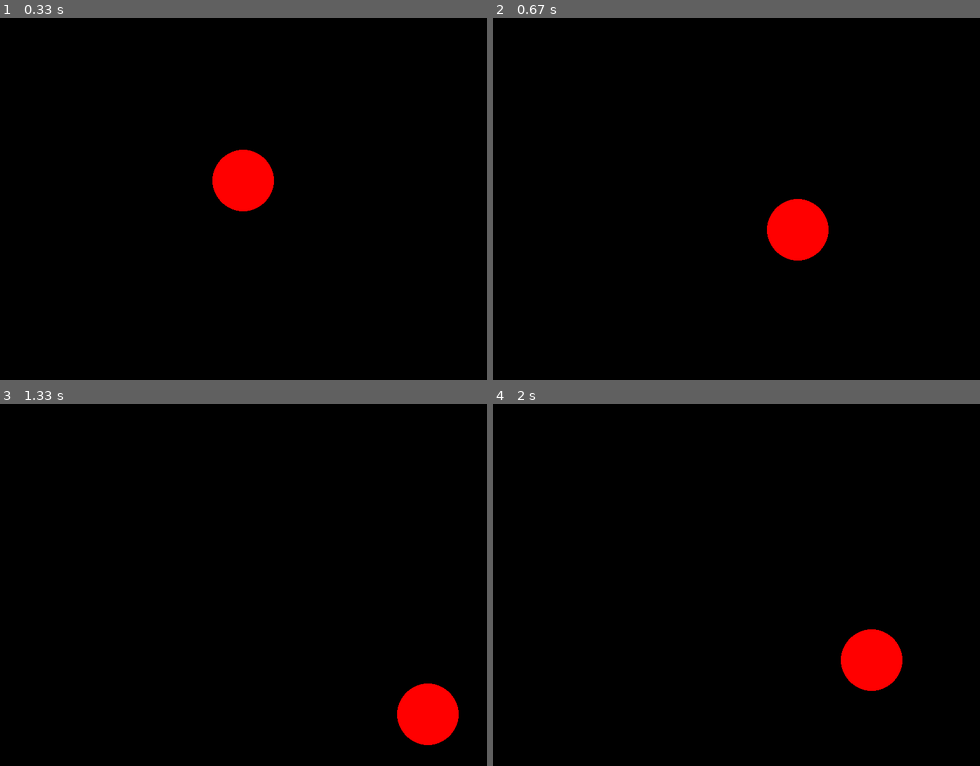
Above: before the commit, frames 1-4 (two rows, left to right).
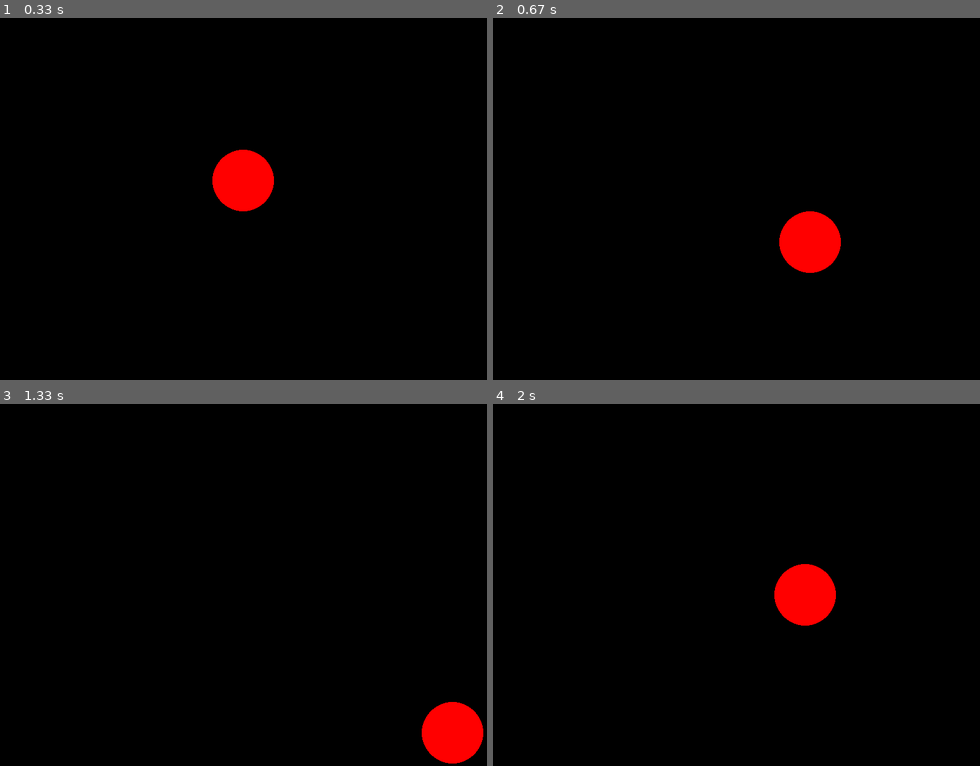
Above: after the commit, the same moments.

Repository: seppevangompel2/pygame
Game: pygame game, started from rondgaande bal.py
Two runs of this game, one before a commit and one after it. Both use one fixed random seed, a clock stepped at 60 frames per second and the inputs below.
Inputs:
- Up to frame 1 (0.33 s): no input
- Up to frame 2 (0.67 s): hold Up from 0.33 s (still down)
- Up to frame 3 (1.33 s): release Up at 0.8 s; hold Down 0.83-1.13 s; hold Up from 1.17 s (still down)
- Up to frame 4 (2 s): release Up at 1.53 s; hold Down 1.57-1.93 s; hold Up from 1.97 s (still down)

Frame 1 is identical in both runs. In frame 2, 1.2% of the frame differs, in the area x 56-72%, y 50-71%; in frame 3, 2.0%; in frame 4, 3.4%, in the area x 57-85%, y 44-80%.

Commit message:
snelheid aanpassen

Diff:
--- a/rondgaande bal.py
+++ b/rondgaande bal.py
@@ -17,13 +17,23 @@
 while run:
     clock.tick(60)
 
-    for e in pygame.event.get():
-        if e.type == QUIT or (e.type == KEYDOWN and e.key == K_BACKSPACE):
+    for event in pygame.event.get():
+        if event.type == QUIT or (event.type == KEYDOWN and event.key == K_BACKSPACE):
             run = False
 
+        if event.type == KEYDOWN:
+            if event.key == K_UP:
+                speed_x += 1
+                speed_y += 1
+            elif event.key == K_DOWN:
+                speed_x -= 1
+                speed_y -= 1
+
+    # Beweging
     x += speed_x
     y += speed_y
 
+    # Botsingen
     if x + radius > 800 or x - radius < 0:
         speed_x *= -1
 
@@ -31,9 +41,7 @@
         speed_y *= -1
 
     win.fill((0, 0, 0))
-
     pygame.draw.circle(win, (255, 0, 0), (x, y), radius)
-
     pygame.display.flip()
 
 pygame.quit()
